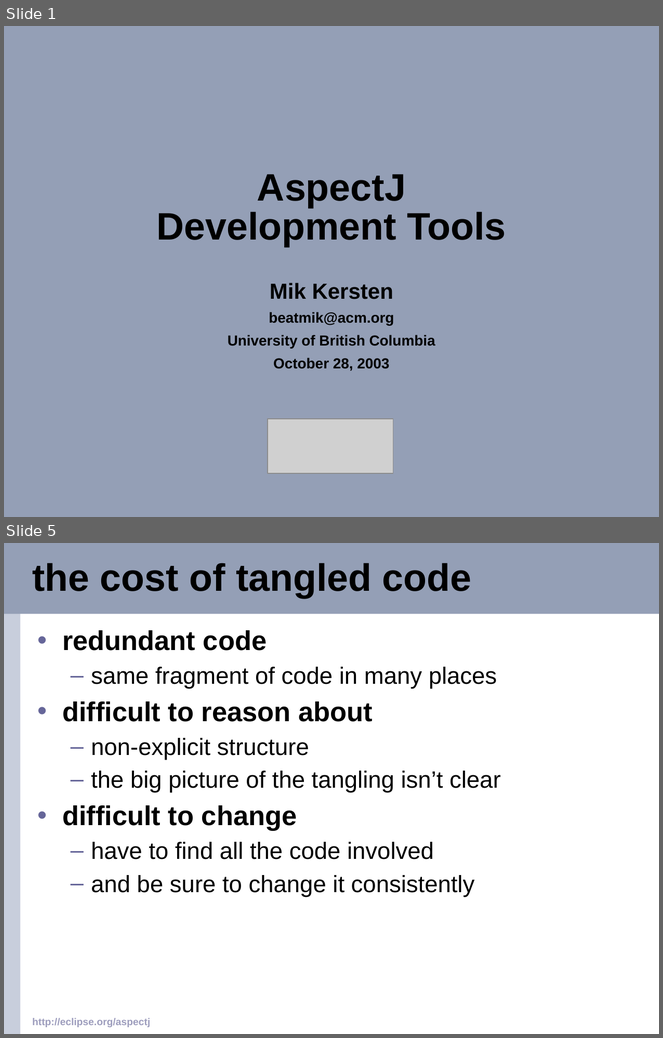
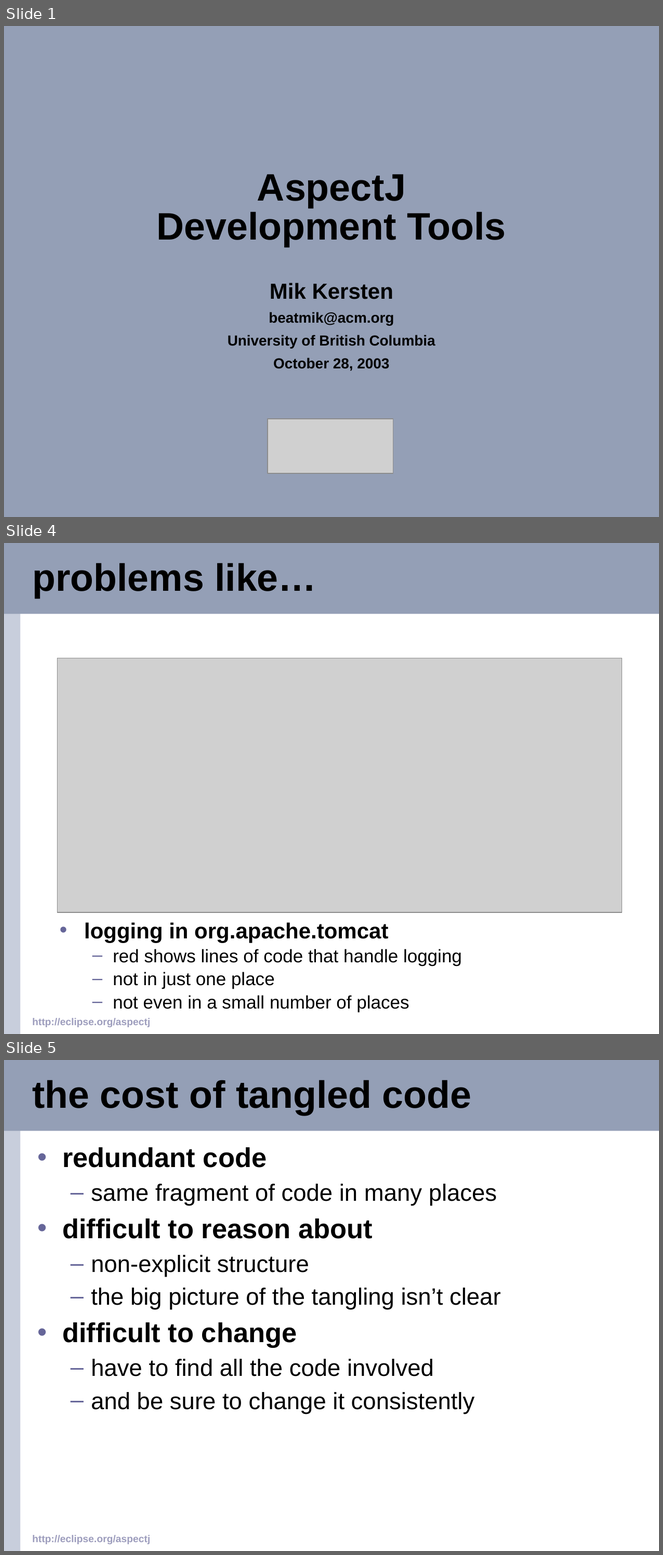
Before and after one commit to eclipse-aspectj/aspectj, a slide deck: docs/teaching/demos/oopsla2003.ppt. Shown one above the other, each under a label of ours: slides 1 and 5 before the commit, slides 1, 4 and 5 after it; the slides between them are not shown. The pictures are 663x1038 and 663x1555 pixels, drawn with LibreOffice and Linux fonts; fonts in the diff are those of the drawing; grey boxes stand for pictures; background and template pictures are left out. Boxes give left, top, right and bottom in pixels: in the first picture for what was removed or moved away, otherwise in the second. Text is boxed around its words. In the diff, an @@ line names an element or a change of style, - is before the commit and + after.

Commit message:
added credit for adoption slide, fixed tomcat slides

```diff
--- a/docs/teaching/demos/oopsla2003.ppt
+++ b/docs/teaching/demos/oopsla2003.ppt
@@ slide 4 added at (4, 543, 659, 1034), background #FFFFFF; not listed: 2 template elements that a slide beside it also shows @@
@@ title added at (32, 563, 317, 598), 42 pt, text #000000, bold @@
+problems like…
@@ picture added at (57, 658, 622, 913) @@
@@ text added at (84, 923, 462, 1013), 20 pt, text #000000 @@
+• logging in org.apache.tomcat
+  – red shows lines of code that handle logging
+  – not in just one place
+  – not even in a small number of places
@@ text added at (32, 1018, 150, 1028), 11 pt, text #9D9DBD, bold @@
+http://eclipse.org/aspectj
```
Also in this commit, not shown: 3 slides changed, 1 slide removed.
